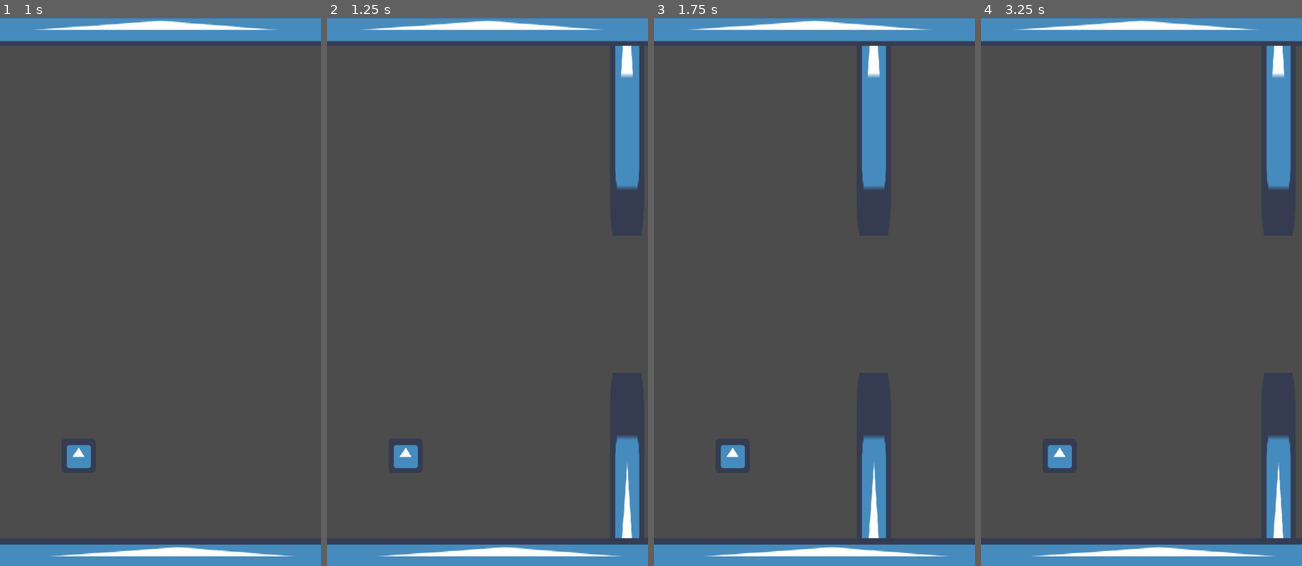
Above: before the commit, frames 1-4 (left to right).
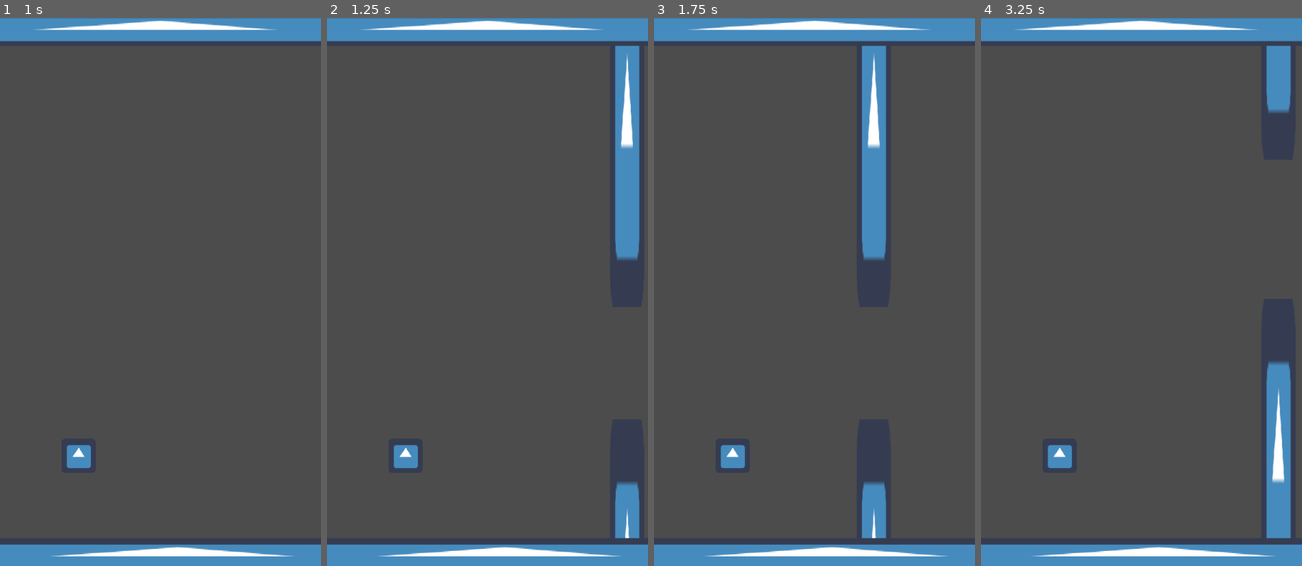
Above: after the commit, the same moments.

Repository: renzoventura/FlappyBird
Game: Godot game, scene res://scenes/Level.tscn
Two runs of this game, one before a commit and one after it. Both use one fixed random seed, a clock stepped at 60 frames per second and the inputs below. The engine's default icon, where the game draws it, is replaced by a stand-in: a white triangle on a blue panel in a dark square.
Inputs:
- Up to frame 1 (1 s): hold D (right) from 0.53 s (still down); tap W (up) at 0.77 s
- Up to frame 2 (1.25 s): keep holding D (right)
- Up to frame 3 (1.75 s): keep holding D (right); tap W (up) at 1.52 s
- Up to frame 4 (3.25 s): release D (right) at 2.03 s; hold A (left) 2.03-2.78 s; hold D (right) from 2.78 s (still down); tap W (up) at 3.02 s

Frame 1 is identical in both runs. In frame 2, 2.5% of the frame differs, in the area x 89-98%, y 5-95%; in frame 3, 2.4%; in frame 4, 2.9%, in the area x 88-97%, y 5-95%.

Commit message:
Implement dynamic hazards

Diff:
--- a/scenes/Spikes.gd
+++ b/scenes/Spikes.gd
@@ -3,9 +3,17 @@
 
 var SPEED = 5;
 var motion = Vector2(0,0)
+var gap_sizes = [900, 1000, 850]
+var random_centers = [100, 200, 300, 350]
+var current_gap_size;
+onready var topSpike = $TopSpike;
+onready var bottomSpike = $BottomSpike;
 
 func _ready():
-	print(position)
+	var current_gap_size = gap_sizes[randi() % gap_sizes.size()]
+	topSpike.position.y = topSpike.position.y + (current_gap_size/2)
+	bottomSpike.position.y = bottomSpike.position.y - (current_gap_size/2)
+	position.y = random_centers[randi() % random_centers.size()]
 	pass
 
 func _process(delta):
@@ -13,8 +21,3 @@
 
 func move():
 	position.x -= SPEED
-
-
-# Called every frame. 'delta' is the elapsed time since the previous frame.
-#func _process(delta):
-#	pass
--- a/scenes/Spikes.tscn
+++ b/scenes/Spikes.tscn
@@ -8,9 +8,7 @@
 script = ExtResource( 2 )
 
 [node name="TopSpike" parent="." instance=ExtResource( 1 )]
-position = Vector2( 0, -448 )
 
 [node name="Spacer" parent="." instance=ExtResource( 3 )]
 
 [node name="BottomSpike" parent="." instance=ExtResource( 1 )]
-position = Vector2( 0, 448 )
